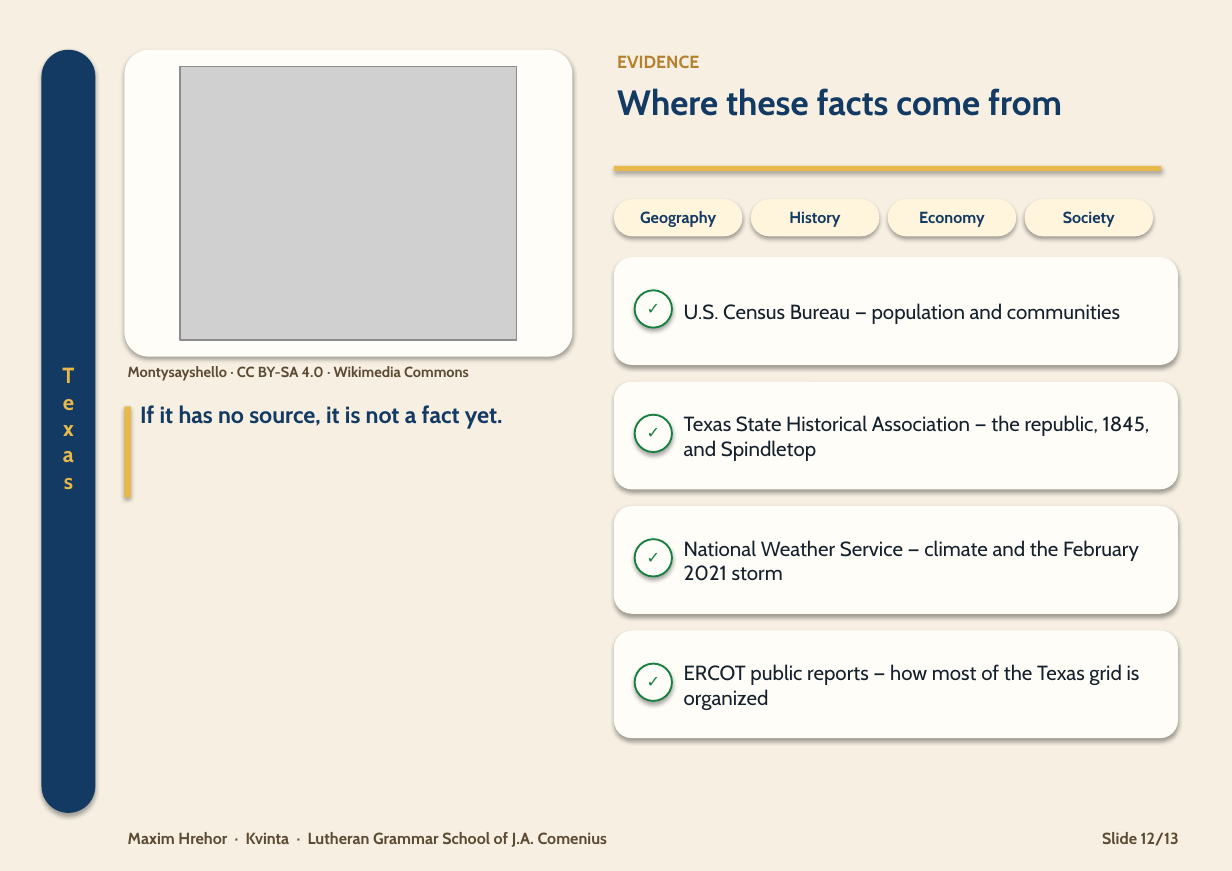
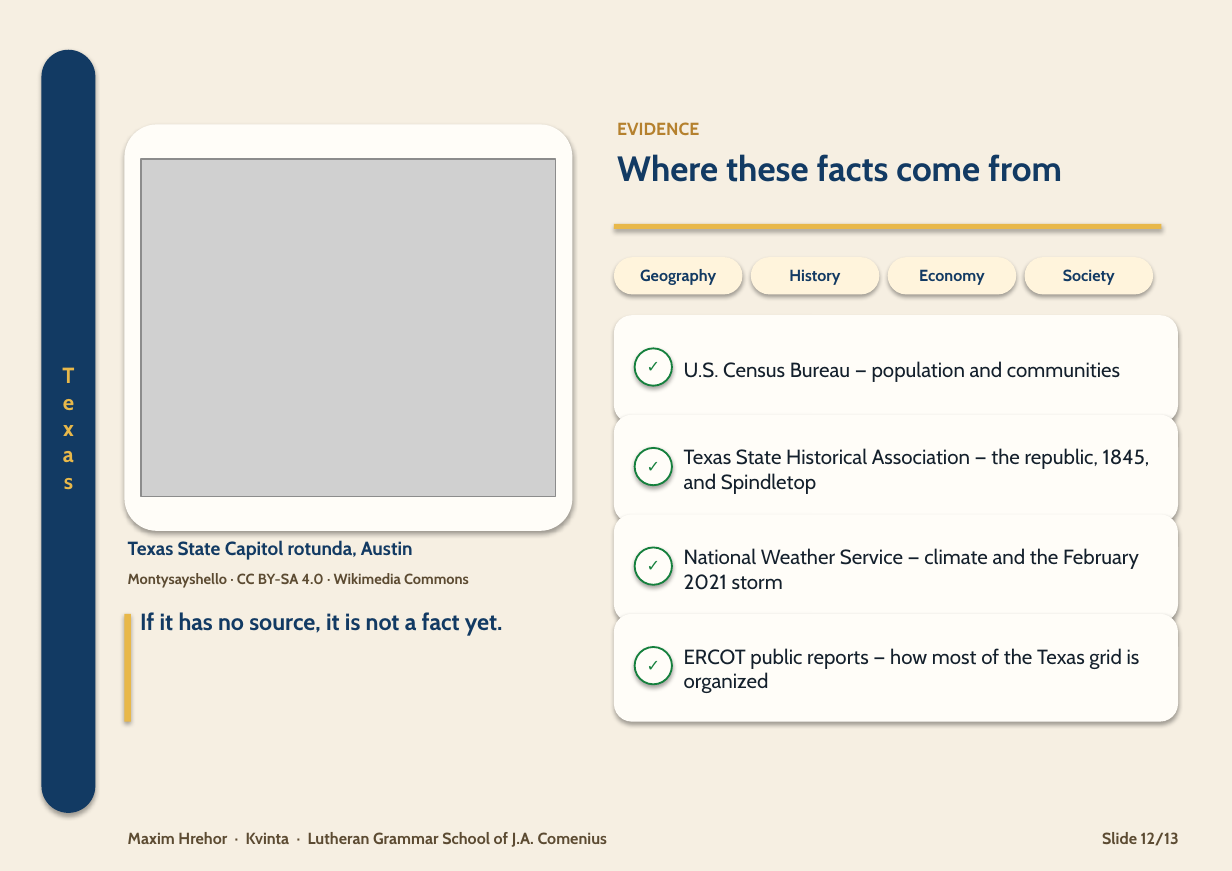
Before and after one commit to HenrichHrehor/Visualia, a slide deck: slide 12 of export/texas/ver2.pptx. Drawn at 1232x871 pixels with LibreOffice and Linux fonts; fonts in the diff are those of the drawing; grey boxes stand for pictures. Boxes give left, top, right and bottom in pixels: in the first picture for what was removed or moved away, otherwise in the second. Text is boxed around its words. In the diff, an @@ line names an element or a change of style, - is before the commit and + after.

```diff
--- a/export/texas/ver2.pptx
+++ b/export/texas/ver2.pptx
@@ text "EVIDENCE": place and size @@
-text "EVIDENCE" at <box>617,55,699,68</box>
+text "EVIDENCE" at <box>617,122,699,135</box>
@@ rounded rectangle: place and size @@
-rounded rectangle at <box>124,50,572,356</box>
+rounded rectangle at <box>124,124,572,531</box>
@@ text "Where these facts come from": place and size @@
-text "Where these facts come from" at <box>617,88,1062,116</box>
+text "Where these facts come from" at <box>617,154,1062,182</box>
@@ picture: place and size @@
-picture at <box>180,66,517,340</box>
+picture at <box>141,159,556,496</box>
@@ 6 texts, 5 rounded rectangles, 1 ellipse, 1 rectangle: place and size @@
-6 texts, 5 rounded rectangles, 1 ellipse, 1 rectangle at <box>614,165,1178,365</box>
+6 texts, 5 rounded rectangles, 1 ellipse, 1 rectangle at <box>614,224,1178,423</box>
@@ 2 texts, 1 ellipse, 1 rounded rectangle: place and size @@
-2 texts, 1 ellipse, 1 rounded rectangle at <box>614,382,1178,489</box>
+2 texts, 1 ellipse, 1 rounded rectangle at <box>614,415,1178,523</box>
@@ 1 text, 1 ellipse, 1 rounded rectangle: place and size @@
-1 text, 1 ellipse, 1 rounded rectangle at <box>614,506,1178,613</box>
+1 text, 1 ellipse, 1 rounded rectangle at <box>614,514,1178,622</box>
@@ text "Montysayshello · CC BY-SA 4.0 ...": place and size @@
-text "Montysayshello · CC BY-SA 4.0 ..." at <box>128,366,469,381</box>
+text "Montysayshello · CC BY-SA 4.0 ..." at <box>128,573,469,588</box>
@@ text added at <box>128,540,413,560</box>, 13 pt, text #123A63, bold @@
+Texas State Capitol rotunda, Austin
@@ text "✓": place and size @@
-text "✓" at <box>634,541,671,573</box>
+text "✓" at <box>634,548,671,581</box>
@@ rectangle: place and size @@
-rectangle at <box>124,407,131,498</box>
+rectangle at <box>124,614,131,722</box>
@@ text "If it has no source, ...": place and size @@
-text "If it has no source, ..." at <box>140,405,503,429</box>
+text "If it has no source, ..." at <box>140,612,503,636</box>
@@ 2 texts, 1 rounded rectangle, 1 ellipse: place and size @@
-2 texts, 1 rounded rectangle, 1 ellipse at <box>614,630,1178,738</box>
+2 texts, 1 rounded rectangle, 1 ellipse at <box>614,614,1178,722</box>
```
Also in this commit, not shown: 12 other slides changed, 4 other files.
